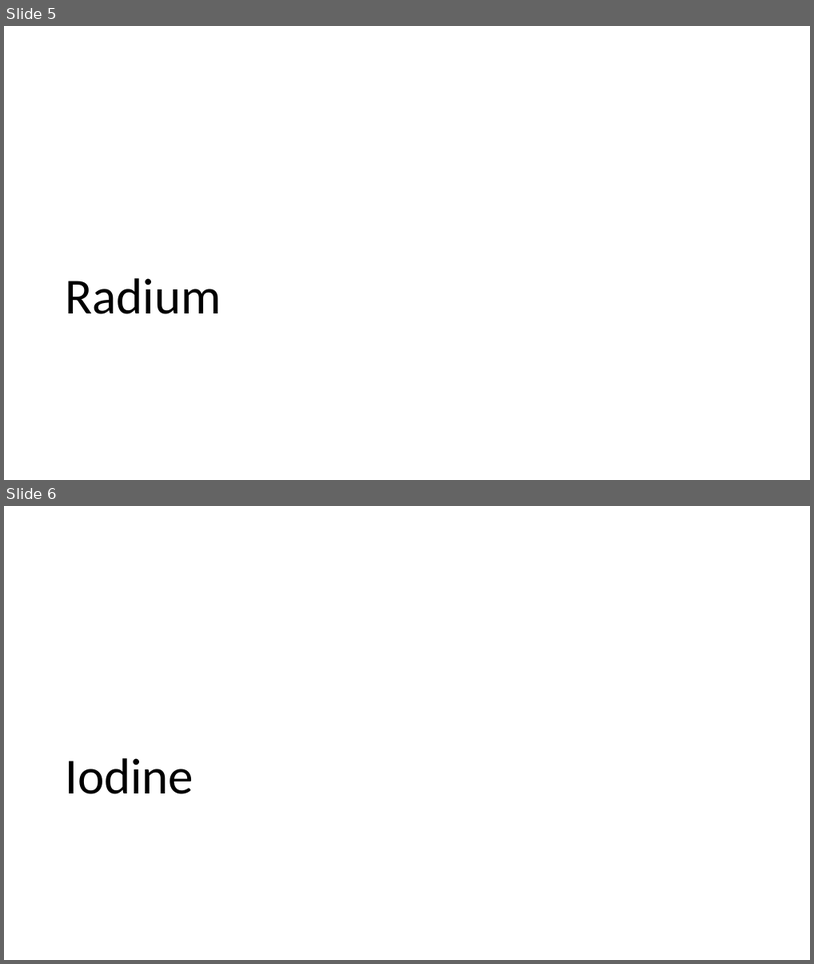
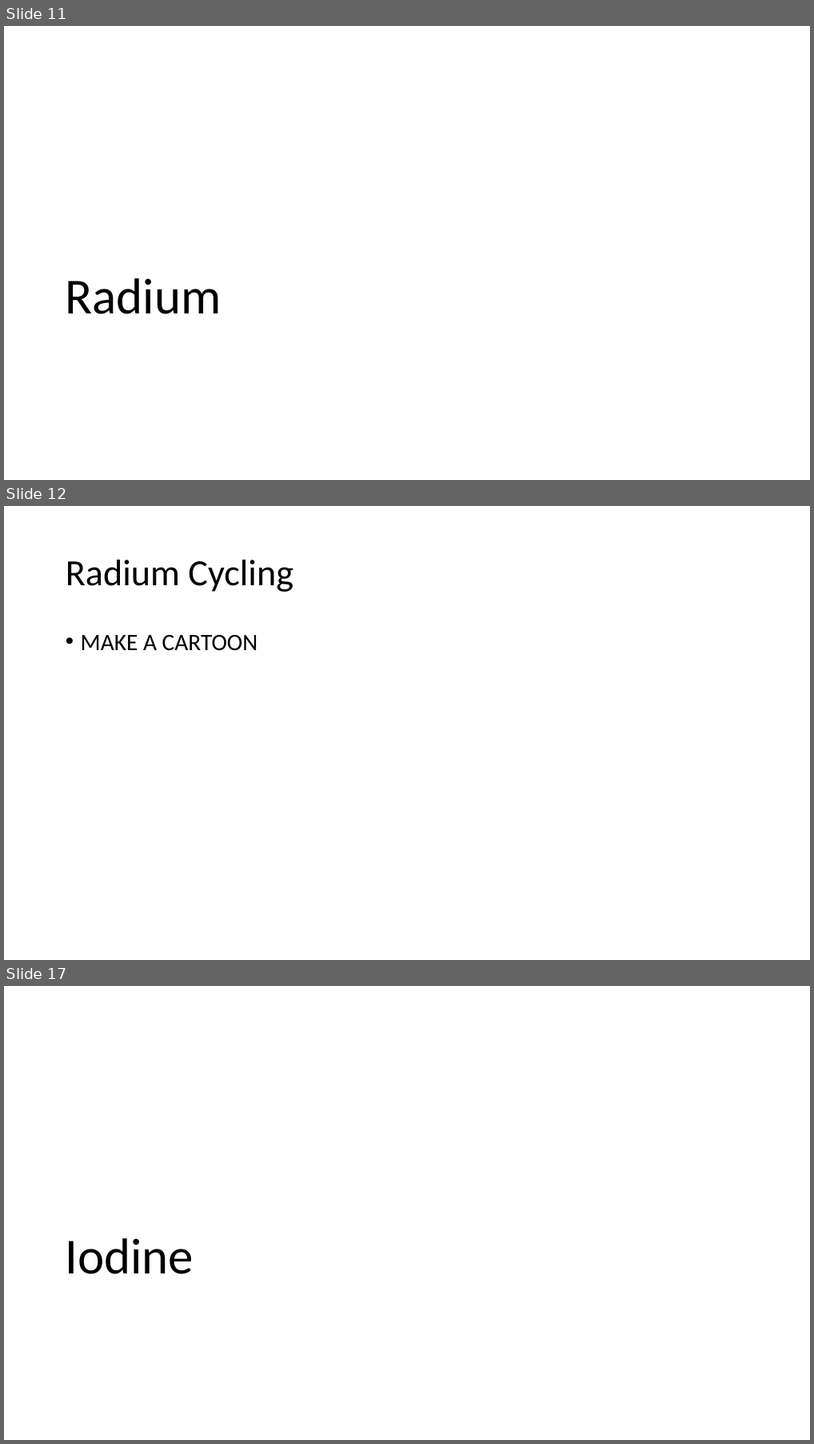
Before and after one commit to machen/Thesis-Proposal, a slide deck: Presentation.pptx. Shown one above the other, each under a label of ours: slides 5 and 6 before the commit, slides 11, 12 and 17 after it; the slides between them are not shown. The pictures are 814x964 and 814x1444 pixels, drawn with LibreOffice and Linux fonts; fonts in the diff are those of the drawing. Boxes give left, top, right and bottom in pixels: in the first picture for what was removed or moved away, otherwise in the second. Text is boxed around its words. In the diff, an @@ line names an element or a change of style, - is before the commit and + after.

```diff
--- a/Presentation.pptx
+++ b/Presentation.pptx
@@ slide 12 added at box(4, 506, 810, 960), background #FFFFFF @@
@@ title added at box(66, 560, 294, 592), 44 pt, text #000000 @@
+Radium Cycling
@@ text added at box(81, 635, 258, 651), 28 pt, text #000000 @@
+• MAKE A CARTOON
@@ what was slide 5 is now slide 11 @@
@@ what was slide 6 is now slide 17 @@
```
Also in this commit, not shown: 1 slide changed, 16 other slides added, 1 slide removed.
